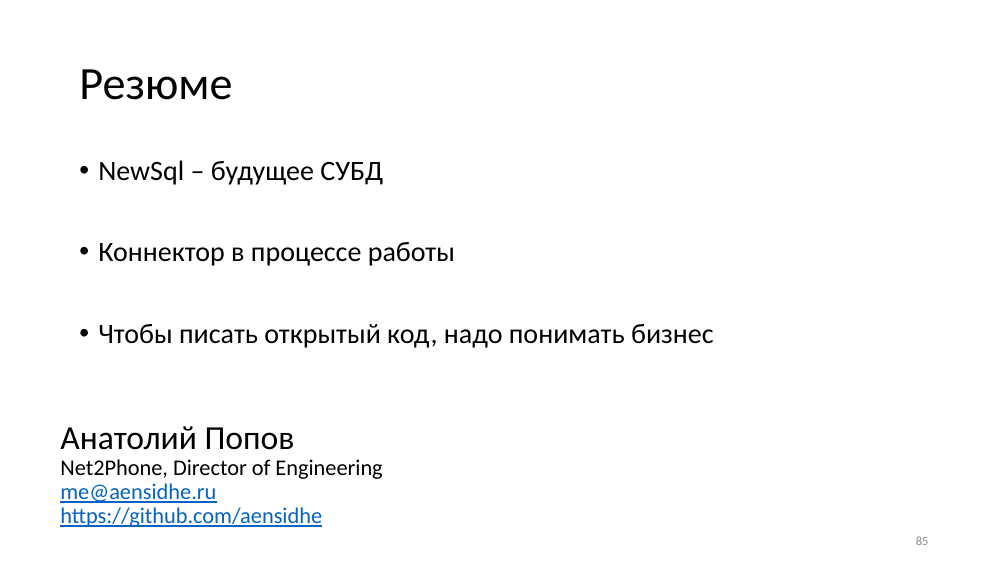
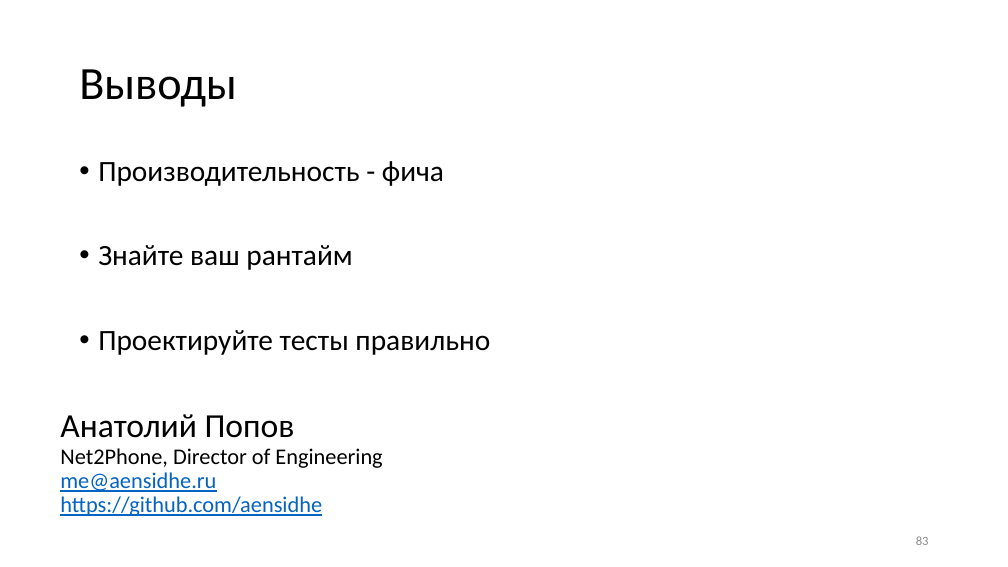
Before and after one commit to aensidhe/presentations, a slide deck: slide 83 of 2018/09/dotnext/Использование Tarantool в .NET-проектах.pptx (slide 85 before the commit). Drawn at 1008x567 pixels with LibreOffice and Linux fonts; fonts in the diff are those of the drawing; background and template pictures are left out. Boxes give left, top, right and bottom in pixels: in the first picture for what was removed or moved away, otherwise in the second. Text is boxed around its words. In the diff, an @@ line names an element or a change of style, - is before the commit and + after.

Commit message:
Done

```diff
--- a/2018/09/dotnext/Использование Tarantool в .NET-проектах.pptx
+++ b/2018/09/dotnext/Использование Tarantool в .NET-проектах.pptx
@@ title at [79,69,237,107]: text changed @@
-Резюме
+Выводы
@@ text at [98,161,490,355]: text changed; size 20 to 21 pt @@
-• NewSql – будущее СУБД
-• Коннектор в процессе работы
-• Чтобы писать открытый код, надо понимать бизнес
+• Производительность - фича
+• Знайте ваш рантайм
+• Проектируйте тесты правильно
@@ text "Анатолий Попов": place and size @@
-text "Анатолий Попов" at [60,426,382,527]
+text "Анатолий Попов" at [60,414,382,516]
```
Also in this commit, not shown: 7 other slides changed, 2 slides added, 4 slides removed.
